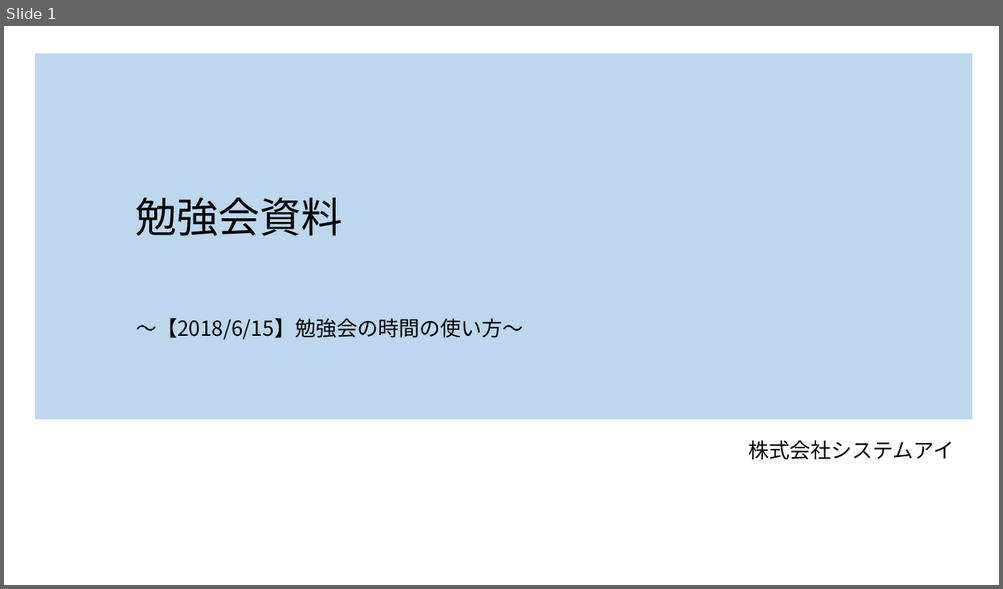
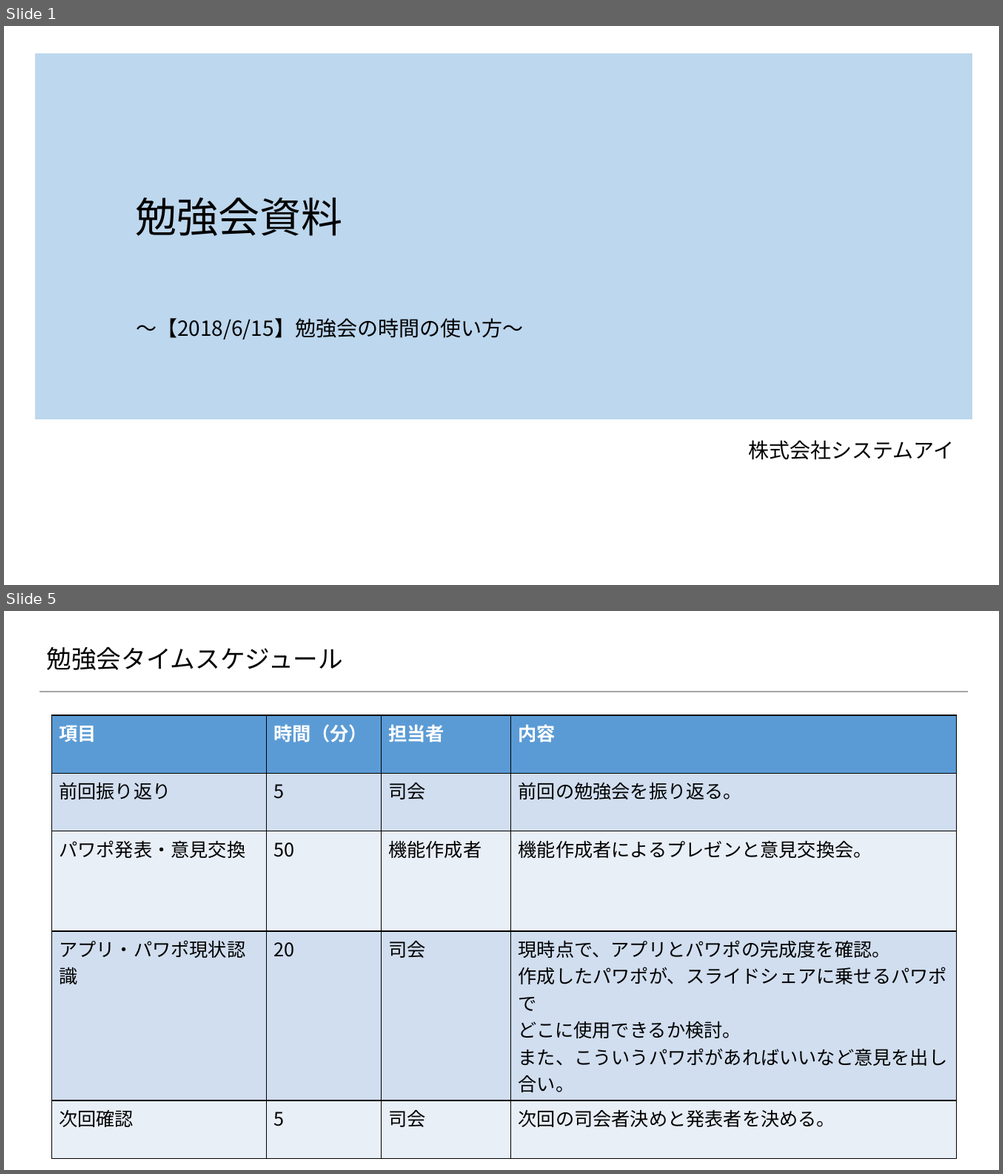
Before and after one commit to konnpeitoon/diary, a slide deck: doc/01_勉強会/01_勉強会資料/20180615_勉強会/02.資料/04.勉強会の時間の使い方.pptx. Shown one above the other, each under a label of ours: slide 1 before the commit, slides 1 and 5 after it; the slides between them are not shown. The pictures are 1003x589 and 1003x1174 pixels, drawn with LibreOffice and Linux fonts; fonts in the diff are those of the drawing; background and template pictures are left out. Boxes give left, top, right and bottom in pixels: in the first picture for what was removed or moved away, otherwise in the second. Text is boxed around its words. In the diff, an @@ line names an element or a change of style, - is before the commit and + after.

Commit message:
内容を更新

```diff
--- a/doc/01_勉強会/01_勉強会資料/20180615_勉強会/02.資料/04.勉強会の時間の使い方.pptx
+++ b/doc/01_勉強会/01_勉強会資料/20180615_勉強会/02.資料/04.勉強会の時間の使い方.pptx
@@ slide 5 added at (4,611,999,1170), background #FFFFFF @@
@@ title added at (47,647,343,670), 24 pt, text #000000 @@
+勉強会タイムスケジュール
@@ line added from (39, 692) to (968, 692), #A5A5A5 1.5 pt @@
@@ table added at (52,715,956,1130), 5 rows, 4 columns @@
+項目 | 時間（分） | 担当者 | 内容
+前回振り返り | 5 | 司会 | 前回の勉強会を振り返る。
+パワポ発表・意見交換 | 50 | 機能作成者 | 機能作成者によるプレゼンと意見交換会。
+アプリ・パワポ現状認識 | 20 | 司会 | 現時点で、アプリとパワポの完成度を確認。 / 作成したパワポが、スライドシェアに乗せるパワポで / どこに使用できるか検討。 / また、こういうパワポがあればいいなど意見を出し合い。
+次回確認 | 5 | 司会 | 次回の司会者決めと発表者を決める。
```
Also in this commit, not shown: 3 slides changed.
